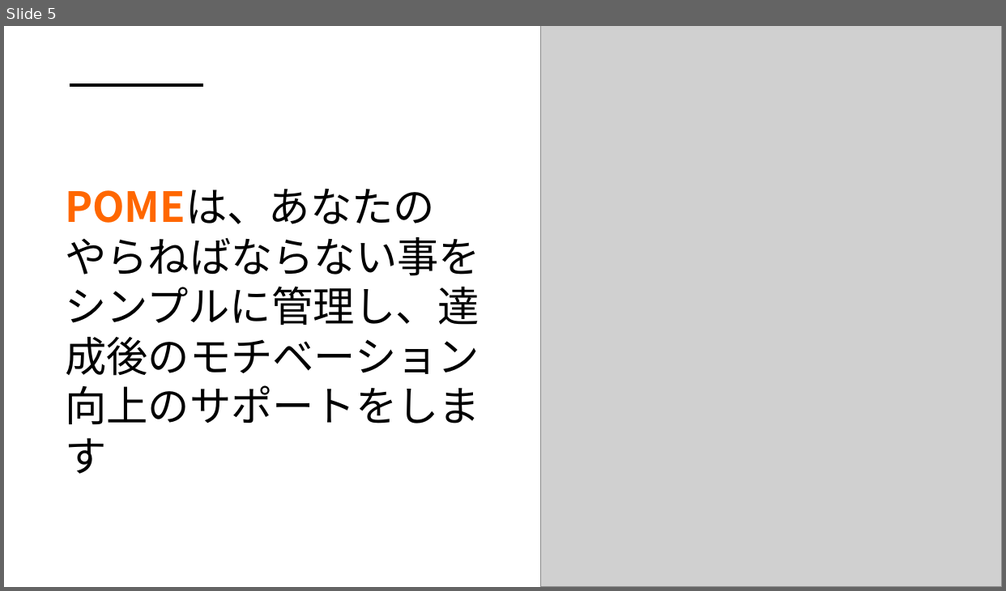
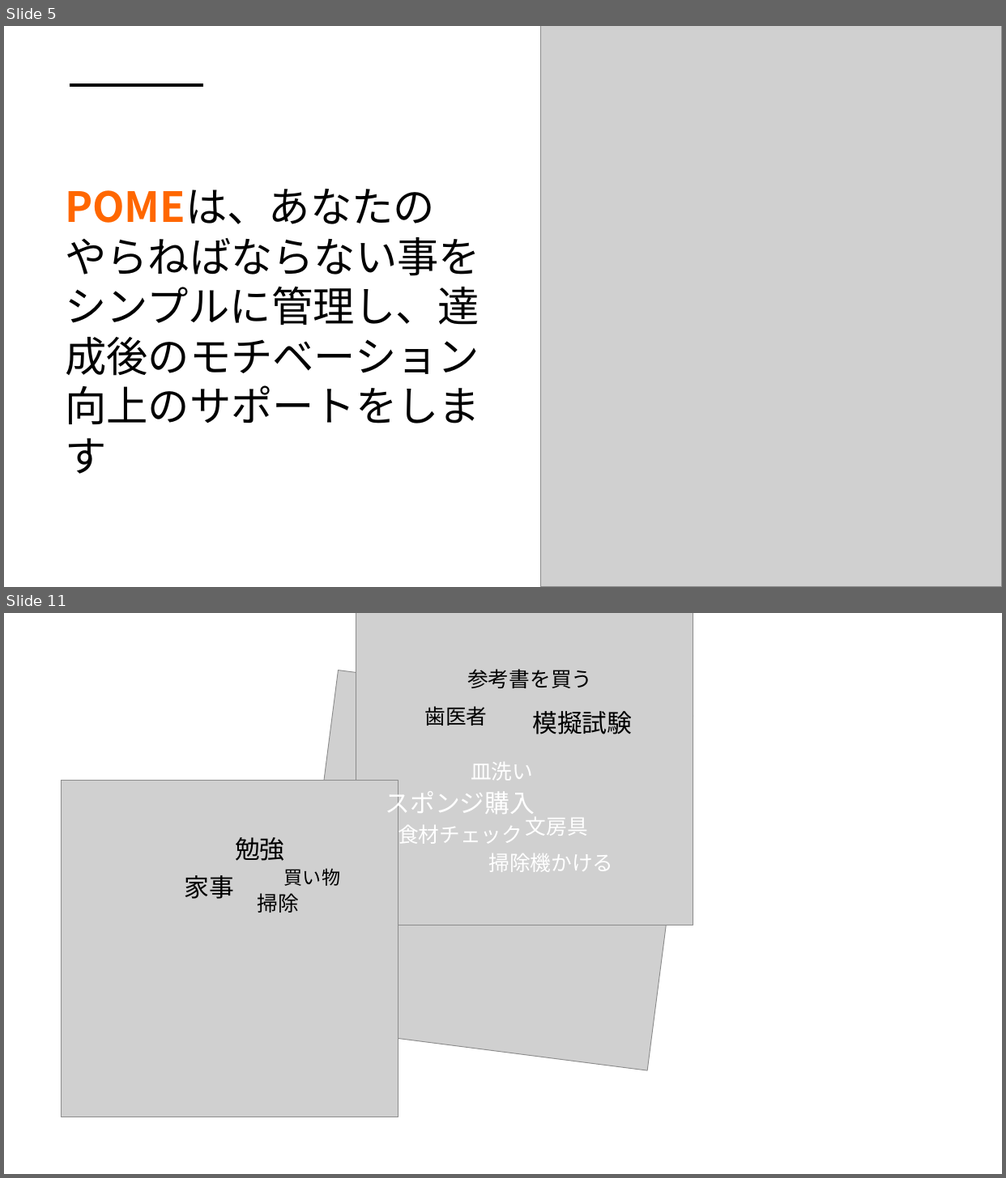
Before and after one commit to dojo2022/C-3, a slide deck: C-3_配布資料/0630_C3_発表資料.pptx. Shown one above the other, each under a label of ours: slide 5 before the commit, slides 5 and 11 after it; the slides between them are not shown. The pictures are 1006x591 and 1006x1178 pixels, drawn with LibreOffice and Linux fonts; fonts in the diff are those of the drawing; grey boxes stand for pictures. Boxes give left, top, right and bottom in pixels: in the first picture for what was removed or moved away, otherwise in the second. Text is boxed around its words. In the diff, an @@ line names an element or a change of style, - is before the commit and + after.

```diff
--- a/C-3_配布資料/0630_C3_発表資料.pptx
+++ b/C-3_配布資料/0630_C3_発表資料.pptx
@@ slide 11 added at (4, 613, 1002, 1174), background #FFFFFF @@
@@ picture added at (356, 613, 692, 925) @@
@@ picture added at (292, 671, 693, 1071) @@
@@ text added at (467, 669, 592, 688), 20 pt, text #000000 @@
+参考書を買う
@@ text added at (425, 706, 488, 726), 20 pt, text #000000 @@
+歯医者
@@ text added at (532, 711, 632, 735), 24 pt, text #000000 @@
+模擬試験
@@ picture added at (62, 780, 398, 1117) @@
@@ text added at (471, 762, 533, 780), 20 pt, text #FFFFFF @@
+皿洗い
@@ text added at (385, 786, 535, 819), 24 pt, text #FFFFFF @@
+スポンジ購入
@@ text added at (398, 821, 522, 848), 20 pt, text #FFFFFF @@
+食材チェック
@@ text added at (526, 812, 588, 836), 20 pt, text #FFFFFF @@
+文房具
@@ text added at (235, 837, 285, 861), 24 pt, text #000000 @@
+勉強
@@ text added at (488, 854, 613, 872), 20 pt, text #FFFFFF @@
+掃除機かける
@@ text added at (185, 875, 235, 899), 24 pt, text #000000 @@
+家事
@@ text added at (284, 868, 340, 886), 18 pt, text #000000 @@
+買い物
@@ text added at (257, 893, 298, 913), 20 pt, text #000000 @@
+掃除
```
Also in this commit, not shown: 17 other slides added.
